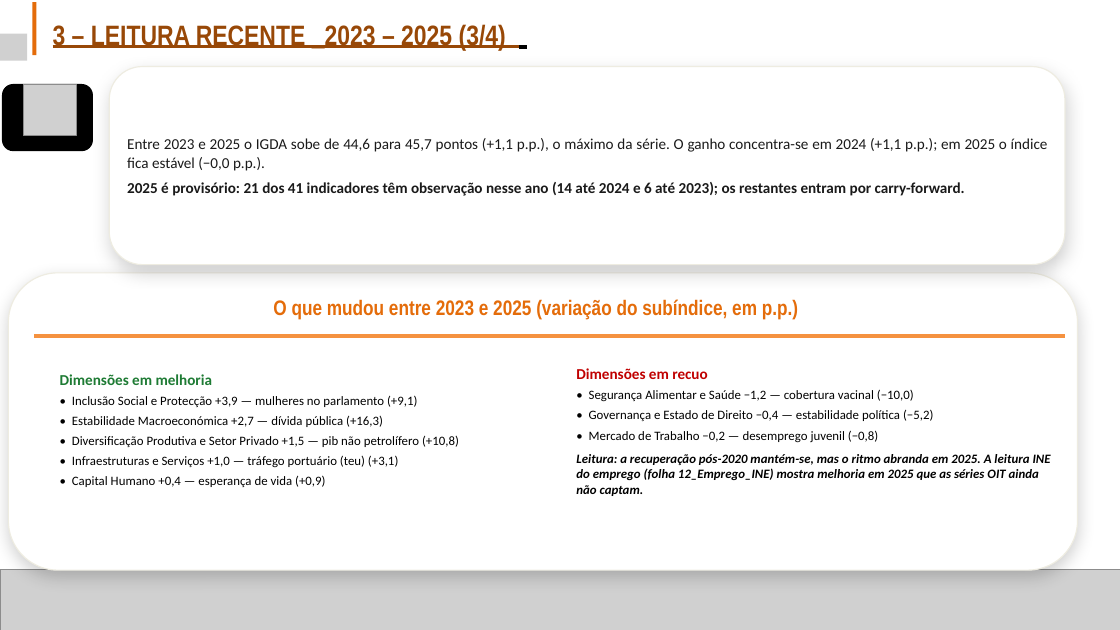
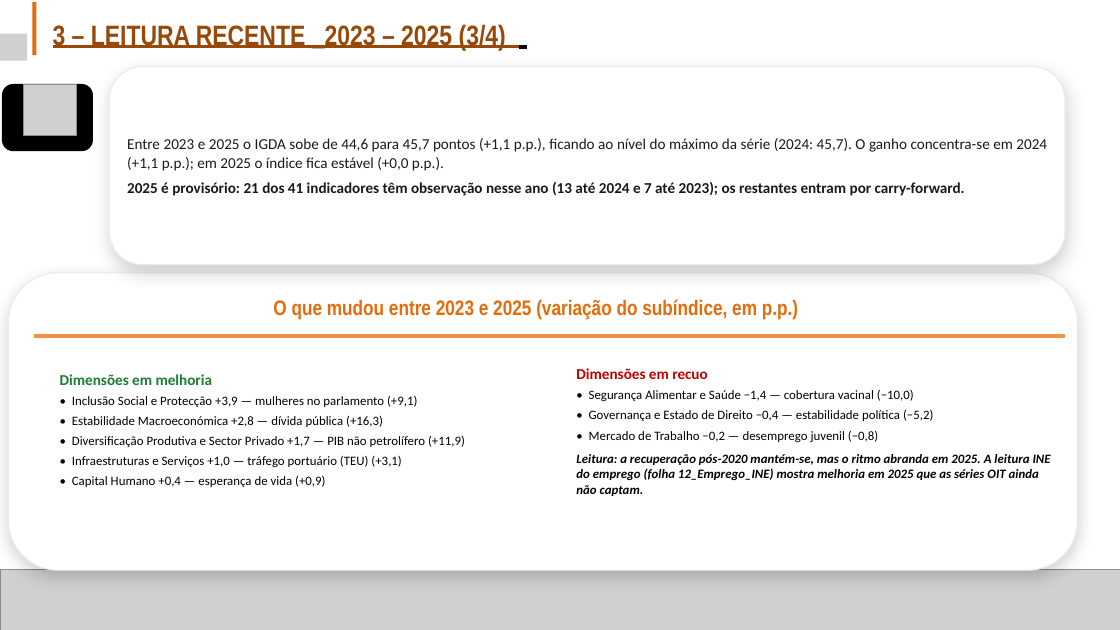
Before and after one commit to DMSILVA87/bda-indice, a slide deck: slide 9 of Versão Final/Finalíssima/files/IGDA_Evolucao_CEX_v10.pptx. Drawn at 1120x630 pixels with LibreOffice and Linux fonts; fonts in the diff are those of the drawing; grey boxes stand for pictures. Boxes give left, top, right and bottom in pixels: in the first picture for what was removed or moved away, otherwise in the second. Text is boxed around its words. In the diff, an @@ line names an element or a change of style, - is before the commit and + after.

```diff
--- a/Versão Final/Finalíssima/files/IGDA_Evolucao_CEX_v10.pptx
+++ b/Versão Final/Finalíssima/files/IGDA_Evolucao_CEX_v10.pptx
@@ text in rounded rectangle at [127, 138, 1047, 196]: text changed @@
-Entre 2023 e 2025 o IGDA sobe de 44,6 para 45,7 pontos (+1,1 p.p.), o máximo da série. O ganho concentra-se em 2024 (+1,1 p.p.); em 2025 o índice fica estável (−0,0 p.p.).
-2025 é provisório: 21 dos 41 indicadores têm observação nesse ano (14 até 2024 e 6 até 2023); os restantes entram por carry-forward.
+Entre 2023 e 2025 o IGDA sobe de 44,6 para 45,7 pontos (+1,1 p.p.), ficando ao nível do máximo da série (2024: 45,7). O ganho concentra-se em 2024 (+1,1 p.p.); em 2025 o índice fica estável (+0,0 p.p.).
+2025 é provisório: 21 dos 41 indicadores têm observação nesse ano (13 até 2024 e 7 até 2023); os restantes entram por carry-forward.
@@ text at [72, 416, 465, 467]: text changed @@
-• Estabilidade Macroeconómica +2,7 — dívida pública (+16,3)
-• Diversificação Produtiva e Setor Privado +1,5 — pib não petrolífero (+10,8)
-• Infraestruturas e Serviços +1,0 — tráfego portuário (teu) (+3,1)
+• Estabilidade Macroeconómica +2,8 — dívida pública (+16,3)
+• Diversificação Produtiva e Sector Privado +1,7 — PIB não petrolífero (+11,9)
+• Infraestruturas e Serviços +1,0 — tráfego portuário (TEU) (+3,1)
@@ text at [589, 390, 914, 402]: text changed @@
-• Segurança Alimentar e Saúde −1,2 — cobertura vacinal (−10,0)
+• Segurança Alimentar e Saúde −1,4 — cobertura vacinal (−10,0)
```
Also in this commit, not shown: 8 other slides changed, 18 other files.
